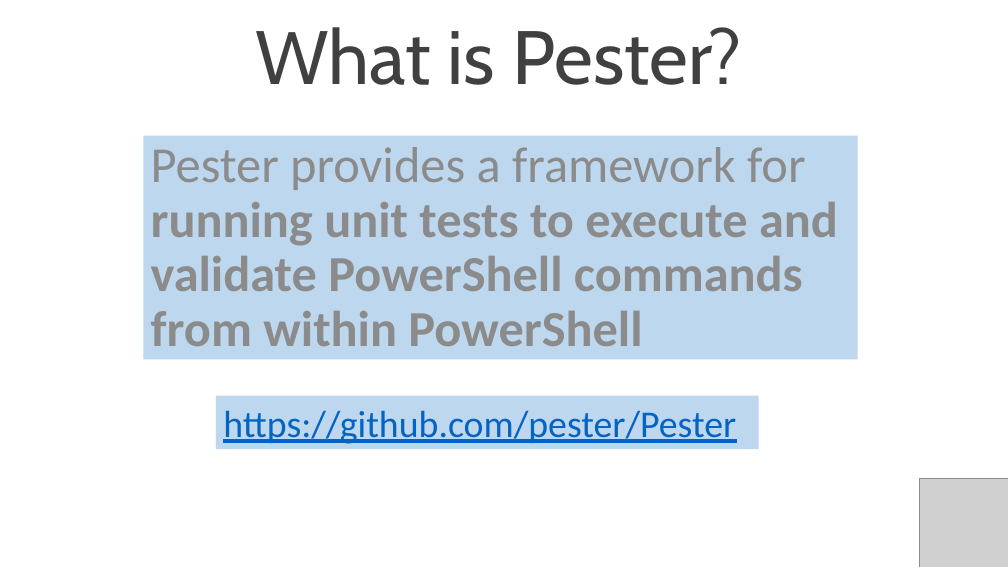
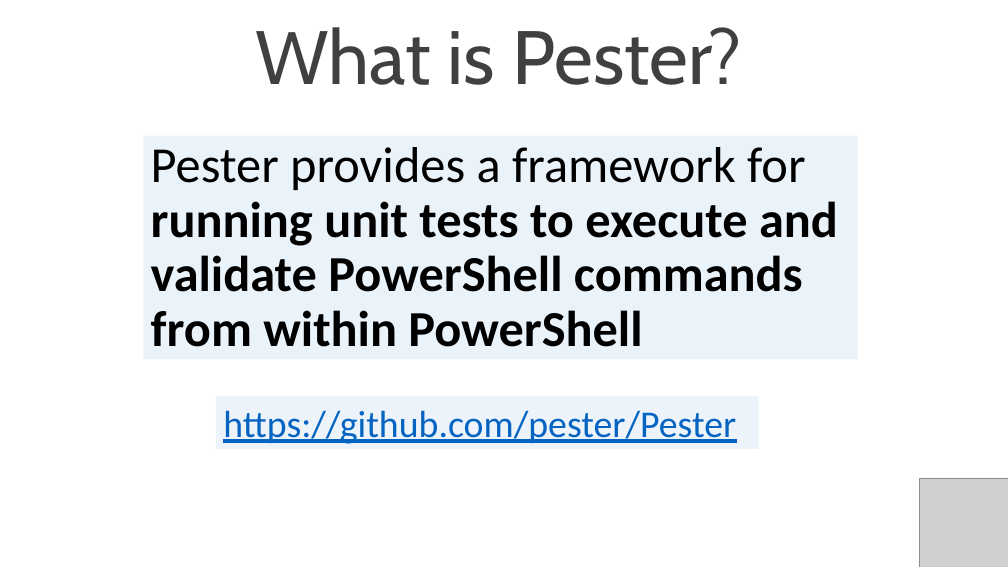
Before and after one commit to SQLDBAWithABeard/Presentations, a slide deck: slide 3 of TUGAIT 2017 - Pester/TUGAIT 2017 - Introduction to Pester.pptx. Drawn at 1008x567 pixels with LibreOffice and Linux fonts; fonts in the diff are those of the drawing; grey boxes stand for pictures; background and template pictures are left out. Boxes give left, top, right and bottom in pixels: in the first picture for what was removed or moved away, otherwise in the second. Text is boxed around its words. In the diff, an @@ line names an element or a change of style, - is before the commit and + after.

Commit message:
UPdated powerpoint

```diff
--- a/TUGAIT 2017 - Pester/TUGAIT 2017 - Introduction to Pester.pptx
+++ b/TUGAIT 2017 - Pester/TUGAIT 2017 - Introduction to Pester.pptx
@@ rectangle "Pester provides a framework for ..." at bbox=[144, 135, 858, 359]: text colour #8C8C8C to #000000; fill #BDD7EE to #BDD7EE at 29% opacity @@
@@ rectangle "https://github.com/pester/Pester" at bbox=[216, 395, 759, 449]: fill #BDD7EE to #BDD7EE at 28% opacity @@
```
Also in this commit, not shown: 3 other slides changed.
